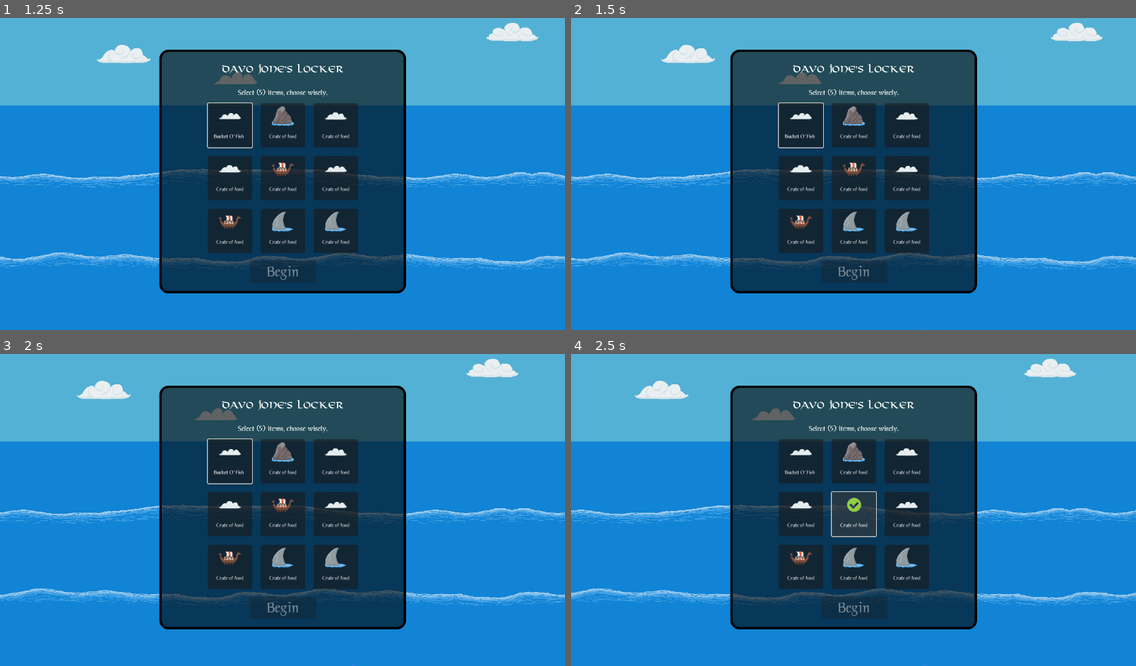
Above: before the commit, frames 1-4 (two rows, left to right).
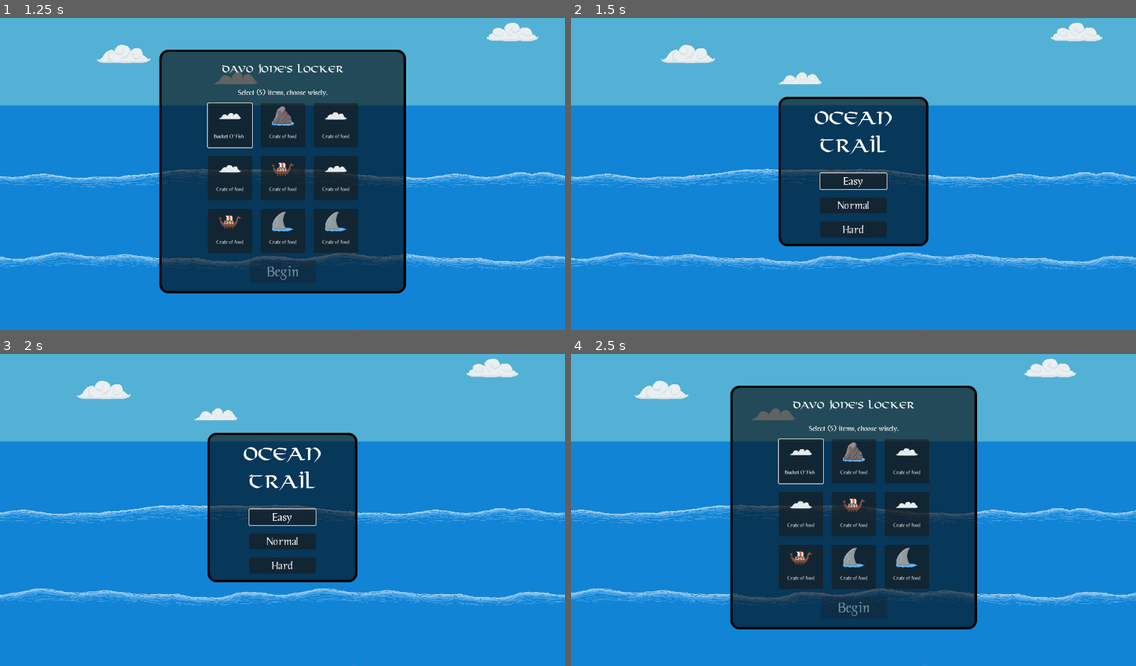
Above: after the commit, the same moments.

Repository: schme16/Godot-Wild-Jam-81-Expedition
Game: Godot game, scene res://data/scenes/game.tscn
Two runs of this game, one before a commit and one after it. Both use one fixed random seed, a clock stepped at 60 frames per second and the inputs below.
Inputs (mouse positions are in pixels of both pictures, inside the frame that each line leads up to):
- Up to frame 1 (1.25 s): click "Hard" at 0.5 s
- Up to frame 2 (1.5 s): click (853, 270) at 1.27 s
- Up to frame 3 (2 s): no input
- Up to frame 4 (2.5 s): click (853, 516) at 2 s, where only the run after the commit has a clickable "Easy"

Frame 1 is identical in both runs. In frame 2, 31% of the frame differs, in the area x 28-72%, y 10-89%; in frame 3, 31%; in frame 4, 0.3%.

Commit message:
Game is a game, now it's time to get more stuff into it!

Diff:
--- a/data/prefabs/encounter_sea_doggo.tscn
+++ b/data/prefabs/encounter_sea_doggo.tscn
@@ -9,6 +9,7 @@
 script = ExtResource("1_hkm88")
 mode = 2
 dialogue_name = "seal_a"
+event_script_name = "huge seal"
 ship_damage = 20.0
 dialogues = ["seal_a"]
 
--- a/data/scenes/game.tscn
+++ b/data/scenes/game.tscn
@@ -45,6 +45,18 @@
 shader_parameter/colour = Color(1, 1, 1, 1)
 shader_parameter/fade = 1.0
 
+[sub_resource type="InputEventAction" id="InputEventAction_dky5v"]
+action = &"ui_complete"
+
+[sub_resource type="Shortcut" id="Shortcut_4xujs"]
+events = [SubResource("InputEventAction_dky5v")]
+
+[sub_resource type="InputEventAction" id="InputEventAction_oo2gf"]
+action = &"ui_cancel"
+
+[sub_resource type="Shortcut" id="Shortcut_dky5v"]
+events = [SubResource("InputEventAction_oo2gf")]
+
 [sub_resource type="ShaderMaterial" id="ShaderMaterial_oo2gf"]
 shader = ExtResource("23_e0bto")
 shader_parameter/colour = Color(1, 1, 1, 1)
@@ -302,7 +314,6 @@
 text = "Highscores"
 
 [node name="picking_loadout" type="Control" parent="CanvasLayer"]
-visible = false
 layout_mode = 3
 anchors_preset = 8
 anchor_left = 0.5
@@ -528,7 +539,21 @@
 theme_override_fonts/font = ExtResource("5_jxq38")
 theme_override_font_sizes/font_size = 32
 disabled = true
+shortcut = SubResource("Shortcut_4xujs")
+shortcut_in_tooltip = false
 text = "Begin"
+
+[node name="back to main menu" type="Button" parent="CanvasLayer/picking_loadout/Panel/MarginContainer/VBoxContainer/MarginContainer"]
+light_mask = 0
+visibility_layer = 0
+layout_mode = 2
+size_flags_horizontal = 4
+size_flags_vertical = 4
+theme_override_fonts/font = ExtResource("5_jxq38")
+theme_override_font_sizes/font_size = 32
+shortcut = SubResource("Shortcut_dky5v")
+shortcut_feedback = false
+shortcut_in_tooltip = false
 
 [node name="pause_menu" type="Control" parent="CanvasLayer"]
 visible = false
@@ -696,6 +721,7 @@
 custom_minimum_size = Vector2(0, 125.425)
 layout_mode = 2
 size_flags_vertical = 3
+theme_override_constants/outline_size = 2
 theme_override_constants/line_separation = 9
 theme_override_fonts/normal_font = ExtResource("5_jxq38")
 theme_override_fonts/italics_font = ExtResource("5_jxq38")
@@ -789,6 +815,7 @@
 script = ExtResource("16_dky5v")
 
 [node name="win" type="Control" parent="CanvasLayer"]
+visible = false
 layout_mode = 3
 anchors_preset = 15
 anchor_right = 1.0
@@ -803,10 +830,10 @@
 anchor_top = 0.5
 anchor_right = 0.5
 anchor_bottom = 0.5
-offset_left = -150.0
-offset_top = -150.0
-offset_right = 150.0
-offset_bottom = 150.0
+offset_left = -331.0
+offset_top = -198.0
+offset_right = 331.0
+offset_bottom = 198.0
 grow_horizontal = 2
 grow_vertical = 2
 theme_override_styles/panel = ExtResource("3_wyj50")
@@ -819,12 +846,31 @@
 grow_horizontal = 2
 grow_vertical = 2
 
-[node name="game title" type="RichTextLabel" parent="CanvasLayer/win/Panel/VBoxContainer2"]
+[node name="Win title" type="RichTextLabel" parent="CanvasLayer/win/Panel/VBoxContainer2"]
+custom_minimum_size = Vector2(0, 48.4)
+layout_mode = 2
+size_flags_vertical = 4
+theme_override_fonts/normal_font = ExtResource("4_jxq38")
+theme_override_font_sizes/normal_font_size = 34
+text = "Journey Successful"
+scroll_active = false
+shortcut_keys_enabled = false
+horizontal_alignment = 1
+vertical_alignment = 2
+
+[node name="Win text" type="RichTextLabel" parent="CanvasLayer/win/Panel/VBoxContainer2"]
 layout_mode = 2
 size_flags_vertical = 3
-theme_override_fonts/normal_font = ExtResource("4_jxq38")
-theme_override_font_sizes/normal_font_size = 20
-text = "Game Over"
+theme_override_constants/outline_size = 2
+theme_override_constants/line_separation = 15
+theme_override_fonts/normal_font = ExtResource("5_jxq38")
+theme_override_font_sizes/normal_font_size = 21
+bbcode_enabled = true
+text = "After a long, and perilous journey, you reach your destination.
+The land is a sight for sore eyes, and you think about all that you've seen, and all
+that you've experienced leading up to this glorious moment, a <encounter_one>, a <encounter_two>, and even a <encounter_three>, who would have thought it possible!
+
+Well, can't sit here all day... Those villages aren't going to [color=#ff2313]PILLAGE[/color] themselves!"
 scroll_active = false
 shortcut_keys_enabled = false
 horizontal_alignment = 1
@@ -1678,6 +1724,7 @@
 [connection signal="pressed" from="CanvasLayer/main_menu/Panel/VBoxContainer2/VBoxContainer/Hard" to="." method="_on_hard_pressed"]
 [connection signal="pressed" from="CanvasLayer/main_menu/Panel/VBoxContainer2/VBoxContainer/Highscores" to="." method="_on_highscores_pressed"]
 [connection signal="pressed" from="CanvasLayer/picking_loadout/Panel/MarginContainer/VBoxContainer/MarginContainer/Begin button" to="." method="begin_game"]
+[connection signal="pressed" from="CanvasLayer/picking_loadout/Panel/MarginContainer/VBoxContainer/MarginContainer/back to main menu" to="." method="_on_back_to_main_menu"]
 [connection signal="pressed" from="CanvasLayer/pause_menu/Panel/VBoxContainer2/Unpause button" to="." method="_on_unpause_button_pressed"]
 [connection signal="pressed" from="CanvasLayer/pause_menu/Panel/VBoxContainer2/Main menu2" to="." method="_on_return_to_main_menu_button_pressed"]
 [connection signal="pressed" from="CanvasLayer/game_over/Panel/VBoxContainer2/VBoxContainer/Retry" to="." method="_on_restart_button_pressed"]
--- a/data/scripts/collidable.gd
+++ b/data/scripts/collidable.gd
@@ -22,6 +22,9 @@
 
 ##The name of the dialogue to trigger on collision
 @export var dialogue_name:String
+
+##The name of the dialogue to trigger on collision
+@export var event_script_name:String
 
 ##How much damage to take on impact
 @export var ship_damage:float
@@ -56,7 +59,8 @@
 
 	var trigger_dialogue_test = [
 		#"dialogue_name",
-		"dialogues"
+		"dialogues",
+		"event_script_name"
 	].find(property.name) > -1
 
 	var trigger_event_test = [
--- a/data/scripts/game.gd
+++ b/data/scripts/game.gd
@@ -13,30 +13,45 @@
 	win,
 }
 
+enum difficulties {
+	easy,
+	normal,
+	hard
+}
+@export var difficulty:difficulties
+
+@export var number_of_encounters_for_difficulty:Dictionary = {
+	difficulties.easy:3,
+	difficulties.normal:3,
+	difficulties.hard:3,
+}
+
+@export var player_speeds_for_difficulty:Dictionary = {
+	difficulties.easy:250,
+	difficulties.normal:350,
+	difficulties.hard:500,
+}
+
+@export var journey_times_for_difficulty:Dictionary = {
+	difficulties.easy:60,
+	difficulties.normal:180,
+	difficulties.hard:360,
+}
+
+
 @export var player:Node2D
 @onready var clouds_1: Node2D = $"Clouds 1"
 @onready var clouds_2: Node2D = $"Clouds 2"
 
 @export var camera:Camera2D
 @export var number_of_encounters:float = 0
-@export var number_of_encounters_easy:float = 3
-@export var number_of_encounters_normal:float = 3
-@export var number_of_encounters_hard:float = 4
 @export var start_progress:float = 0
-#@export var journey_time_easy:float = 180
-#TODO: remove
-@export var journey_time_easy:float = 30
-@export var journey_time_normal:float = 360
-@export var journey_time_hard:float = 720
 @export var selected_journey_time:float = 180
 var journey_time:float
 @export var progress:float
 @export var editor_only_items:Node2D
 
 
-@export var player_speed_easy:float = 250
-@export var player_speed_normal:float = 350
-@export var player_speed_hard:float = 500
 @export var player_speed_menu:float = 60
 @export var selected_player_speed:float = 250
 @export var _player_speed:float = 250
@@ -84,6 +99,7 @@
 @onready var ui_retry_button: Button = $CanvasLayer/game_over/Panel/VBoxContainer2/VBoxContainer/Retry
 @onready var ui_unpause_button: Button = $"CanvasLayer/pause_menu/Panel/VBoxContainer2/Unpause button"
 @onready var ui_play_again: Button = $"CanvasLayer/win/Panel/VBoxContainer2/VBoxContainer/Play again"
+@onready var ui_win_text: RichTextLabel = $"CanvasLayer/win/Panel/VBoxContainer2/Win text"
 
 @onready var ui_voyage_tracker: Control = $"CanvasLayer/in-game ui/voyage_tracker"
 @onready var ui_voyage_tracker_current: ColorRect = $"CanvasLayer/in-game ui/voyage_tracker/current"
@@ -122,7 +138,7 @@
 
 		"intro": [
 			"A huge seal leaps onto the boat and makes a beeline for one of the crew members. \nThe crew member terrified, attempts to get out of the way, to no avail. \nThe sea doggo rubs up against him, unfortunately beginning to crush him.",
-			"\n[font_size=5]\n[/font_size][center]Quick, pick an item![/center]",
+			"\n[font_size=40]\n[/font_size][center]Quick, pick an item![/center]",
 
 
 		],
@@ -148,7 +164,7 @@
 var current_journey_time_encounter:float
 var current_encounter:Node
 @onready var encounters_container: Node2D = $encounters
-
+var encountered:Array = []
 
 
 
@@ -366,21 +382,15 @@
 	update_clouds()
 
 func _on_easy_pressed() -> void:
-	number_of_encounters = number_of_encounters_easy
-	selected_player_speed = player_speed_easy
-	selected_journey_time = journey_time_easy
+	difficulty = difficulties.easy
 	new_game()
 
 func _on_normal_pressed() -> void:
-	number_of_encounters = number_of_encounters_normal
-	selected_player_speed = player_speed_normal
-	selected_journey_time = journey_time_normal
+	difficulty = difficulties.normal
 	new_game()
 
 func _on_hard_pressed() -> void:
-	number_of_encounters = number_of_encounters_hard
-	selected_player_speed = player_speed_hard
-	selected_journey_time = journey_time_hard
+	difficulty = difficulties.hard
 	new_game()
 
 func _on_highscores_pressed() -> void:
@@ -389,6 +399,8 @@
 func _on_return_to_main_menu_button_pressed() -> void:
 	state = states.main_menu
 	clear_objects()
+	clear_encounters()
+
 
 func player_damage(data):
 	ship_health += data.ship_damage
@@ -443,6 +455,11 @@
 			objects.add_child(new_object)
 
 func new_game():
+	number_of_encounters = number_of_encounters_for_difficulty[difficulty]
+	selected_player_speed = player_speeds_for_difficulty[difficulty]
+	selected_journey_time = journey_times_for_difficulty[difficulty]
+
+	player.visible = false
 
 	last_check_zone = 0
 
@@ -469,7 +486,9 @@
 	state = states.picking_loadout
 
 	picked_items.clear()
+
 	clear_objects()
+	clear_encounters()
 
 func clear_objects():
 	for c in objects.get_children():
@@ -477,20 +496,32 @@
 		objects.remove_child(c)
 		c.queue_free()
 
+func clear_encounters():
+	for c in encounters_container.get_children():
+		c.visible = false
+		encounters_container.remove_child(c)
+		c.queue_free()
+
 func begin_game():
 	player.current_path = player.paths.B
 	player.instant_path = true;
 	player.visible = true;
+	await G.wait(60)
 	state = states.sailing
 
 func game_over():
 	ui_groups.game_over.visible = true
 	player.visible = false
 	clear_objects()
+	clear_encounters()
 	ui_retry_button.grab_focus()
 
 
 func win():
+	ui_win_text.text = ui_win_text.text.replacen("<encounter_one>", encountered[0].event_script_name)
+	ui_win_text.text = ui_win_text.text.replacen("<encounter_two>", encountered[1].event_script_name)
+	ui_win_text.text = ui_win_text.text.replacen("<encounter_three>", encountered[2].event_script_name)
+
 	ui_groups.win.visible = true
 	player.visible = true
 	ui_play_again.grab_focus()
@@ -524,6 +555,7 @@
 
 func start_dialogue(data):
 	current_encounter = data.encounter
+	encountered.append(data.encounter)
 	ui_dialogue_box.visible = true
 	ui_dialogue_item_picker.visible = false
 	state = states.in_dialogue
@@ -652,3 +684,9 @@
 
 func _on_unpause_button_pressed() -> void:
 	state = states.sailing
+
+
+func _on_back_to_main_menu() -> void:
+	print(2332445234234)
+	state = states.main_menu
+	pass # Replace with function body.
--- a/project.godot
+++ b/project.godot
@@ -36,9 +36,7 @@
 
 ui_accept={
 "deadzone": 0.5,
-"events": [Object(InputEventKey,"resource_local_to_scene":fa …(118 unchanged characters)… ressed":false,"pressed":false,"keycode":4194309,"physical_keycode":0,"key_label":0,"unicode":0,"location":0,"echo":false,"script":null)
-, Object(InputEventKey,"resource_local_to_scene":false,"resource_name":"","device":0,"window_id":0,"alt_pressed":false,"shift_pressed":false,"ctrl_pressed":false,"meta_pressed":false,"pressed":false,"keycode":4194310,"physical_keycode":0,"key_label":0,"unicode":0,"location":0,"echo":false,"script":null)
-, Object(InputEventKey,"resource_local_to_scene":false,"resource_name":"","device":0,"window_id":0,"alt_pressed":false,"shift_pressed":false,"ctrl_pressed":false,"meta_pressed":false,"pressed":false,"keycode":32,"physical_keycode":0,"key_label":0,"unicode":32,"location":0,"echo":false,"script":null)
+"events": [Object(InputEventKey,"resource_local_to_scene":fa …(118 unchanged characters)… ressed":false,"pressed":false,"keycode":32,"physical_keycode":0,"key_label":0,"unicode":32,"location":0,"echo":false,"script":null)
 , Object(InputEventJoypadButton,"resource_local_to_scene":false,"resource_name":"","device":-1,"button_index":0,"pressure":0.0,"pressed":true,"script":null)
 ]
 }
@@ -115,6 +113,12 @@
 , Object(InputEventKey,"resource_local_to_scene":false,"resource_name":"","device":-1,"window_id":0,"alt_pressed":false …(183 unchanged characters)…
 ]
 }
+ui_complete={
+"deadzone": 0.2,
+"events": [Object(InputEventJoypadButton,"resource_local_to_scene":false,"resource_name":"","device":-1,"button_index":6,"pressure":0.0,"pressed":true,"script":null)
+, Object(InputEventKey,"resource_local_to_scene":false,"resource_name":"","device":-1,"window_id":0,"alt_pressed":false,"shift_pressed":false,"ctrl_pressed":false,"meta_pressed":false,"pressed":false,"keycode":0,"physical_keycode":4194309,"key_label":0,"unicode":0,"location":0,"echo":false,"script":null)
+]
+}
 
 [rendering]
 
Not shown: 1 places in data/scenes/game.tscn that only renumber resources
